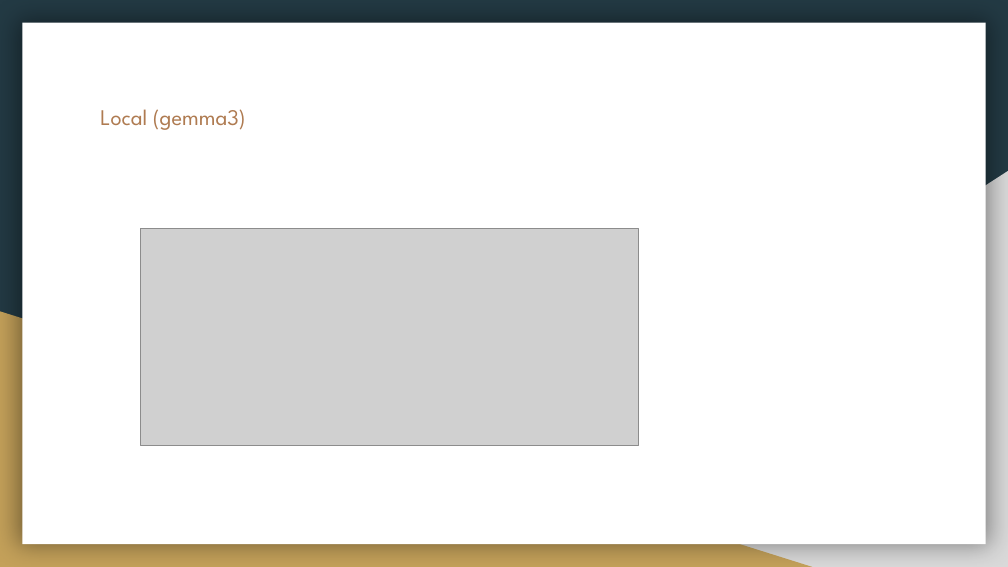
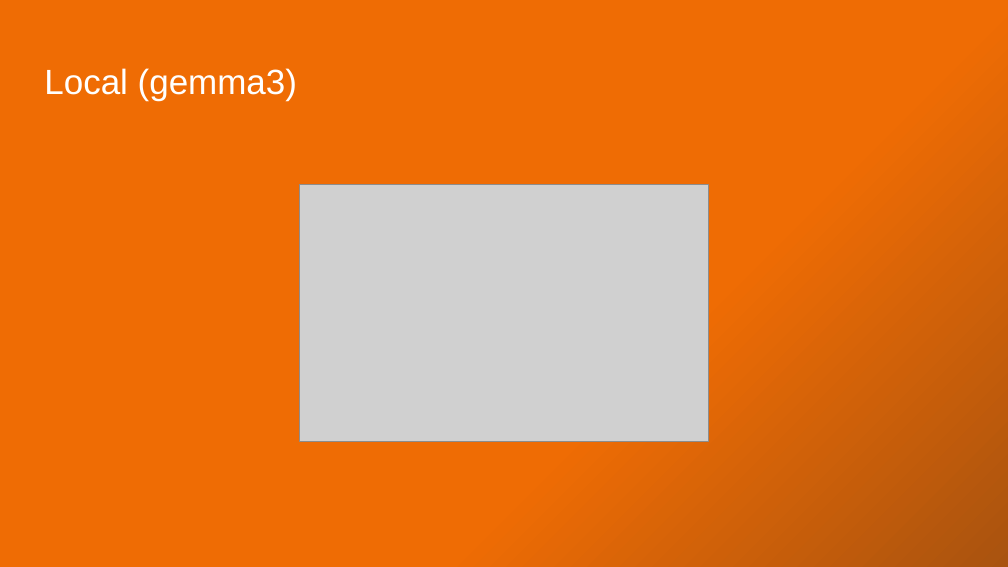
Before and after one commit to xkondix/aiSandbox-JAVA-SPIRNG, a slide deck: slide 9 of assets/LangChain4j with Spring Boot.pptx (slide 10 before the commit). Drawn at 1008x567 pixels with LibreOffice and Linux fonts; fonts in the diff are those of the drawing; grey boxes stand for pictures. Boxes give left, top, right and bottom in pixels: in the first picture for what was removed or moved away, otherwise in the second. Text is boxed around its words. In the diff, an @@ line names an element or a change of style, - is before the commit and + after.

```diff
--- a/assets/LangChain4j with Spring Boot.pptx
+++ b/assets/LangChain4j with Spring Boot.pptx
@@ background #233A44 to gradient #EF6C04 to #A9530F @@
@@ rectangle removed at [22, 23, 986, 544] @@
@@ title "Local (gemma3)": place and size @@
-title "Local (gemma3)" at [100, 109, 246, 130]
+title "Local (gemma3)" at [44, 68, 297, 100]
@@ title "Local (gemma3)" at [44, 68, 297, 100]: size 16 to 25 pt, font League Spartan to Arial, text colour #AF7B51 to #FFFFFF @@
@@ right triangle removed at [395, 171, 1008, 567] @@
@@ picture: place and size @@
-picture at [141, 228, 639, 446]
+picture at [299, 184, 708, 442]
@@ right triangle removed at [0, 311, 812, 567] @@
```
Also in this commit, not shown: 18 other slides changed, 21 slides added, 7 slides removed, 8 other files.
